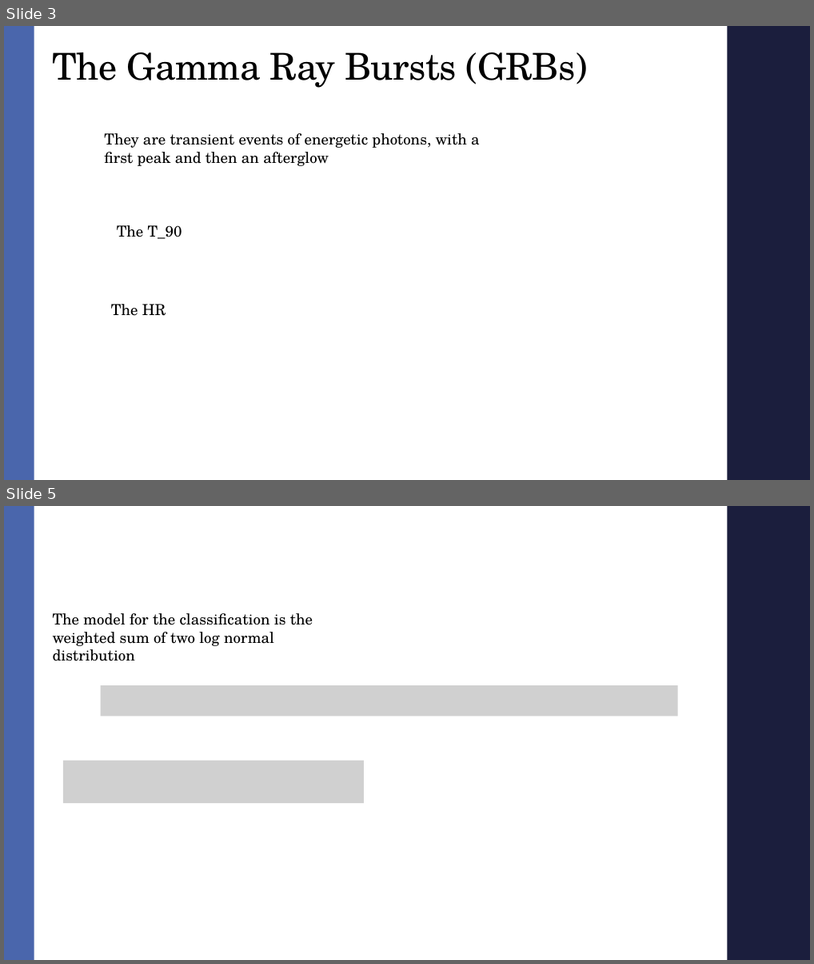
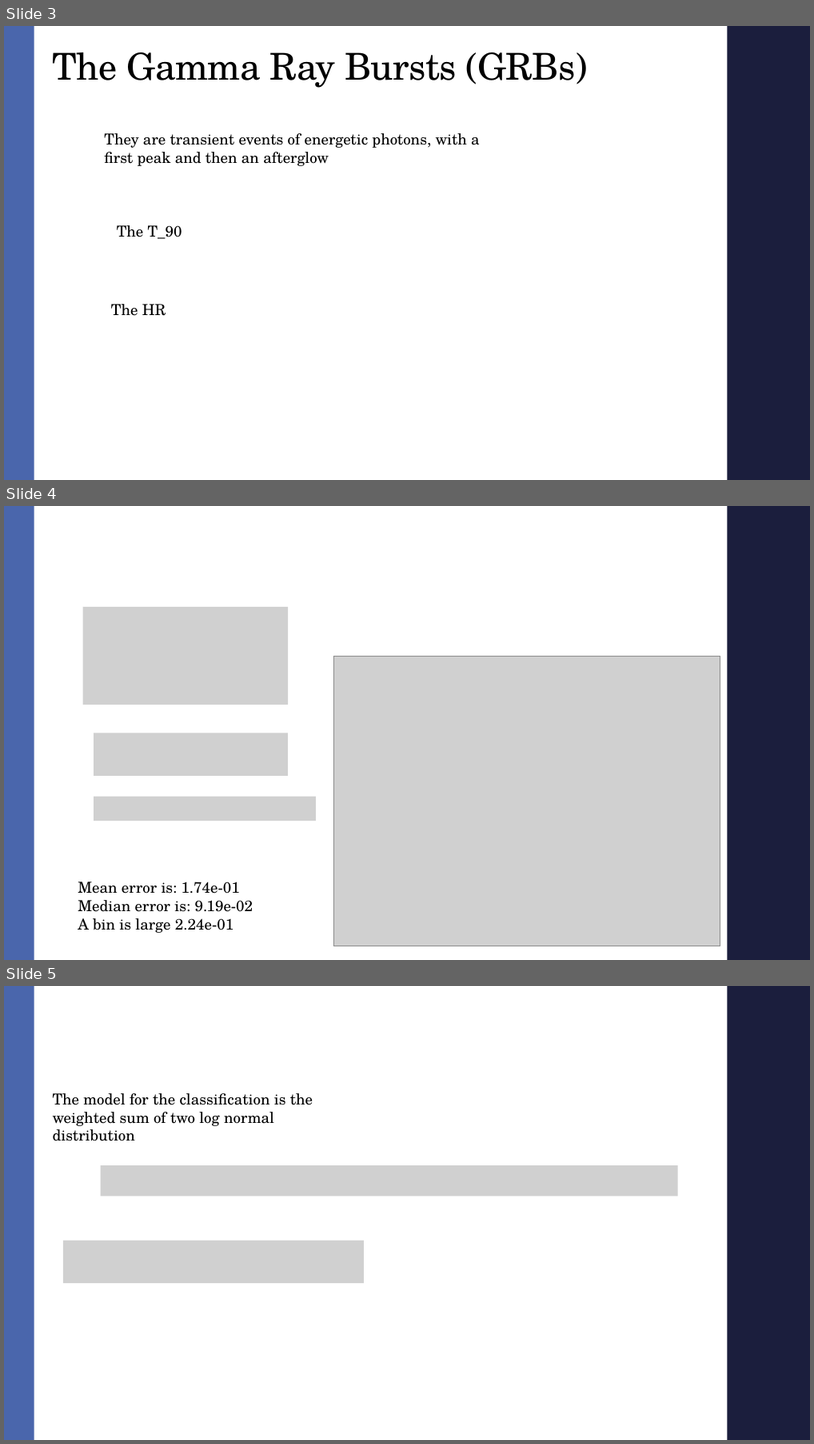
Before and after one commit to AndreaMarcone01/Bayesian_exam, a slide deck: Seminar.pptx. Shown one above the other, each under a label of ours: slides 3 and 5 before the commit, slides 3, 4 and 5 after it; the slides between them are not shown. The pictures are 814x964 and 814x1444 pixels, drawn with LibreOffice and Linux fonts; fonts in the diff are those of the drawing; grey boxes stand for pictures; background and template pictures are left out. Boxes give left, top, right and bottom in pixels: in the first picture for what was removed or moved away, otherwise in the second. Text is boxed around its words. In the diff, an @@ line names an element or a change of style, - is before the commit and + after.

```diff
--- a/Seminar.pptx
+++ b/Seminar.pptx
@@ slide 4 added at box(4, 506, 810, 960), background #FFFFFF; not listed: 2 template elements that a slide beside it also shows @@
@@ picture added at box(82, 607, 288, 705) @@
@@ picture added at box(334, 656, 721, 946) @@
@@ picture added at box(94, 733, 288, 776) @@
@@ picture added at box(94, 796, 315, 820) @@
@@ text added at box(78, 881, 254, 932), 18 pt, text #000000 @@
+Mean error is: 1.74e-01
+Median error is: 9.19e-02
+A bin is large 2.24e-01
```
Also in this commit, not shown: 1 slide removed, 11 other files.
